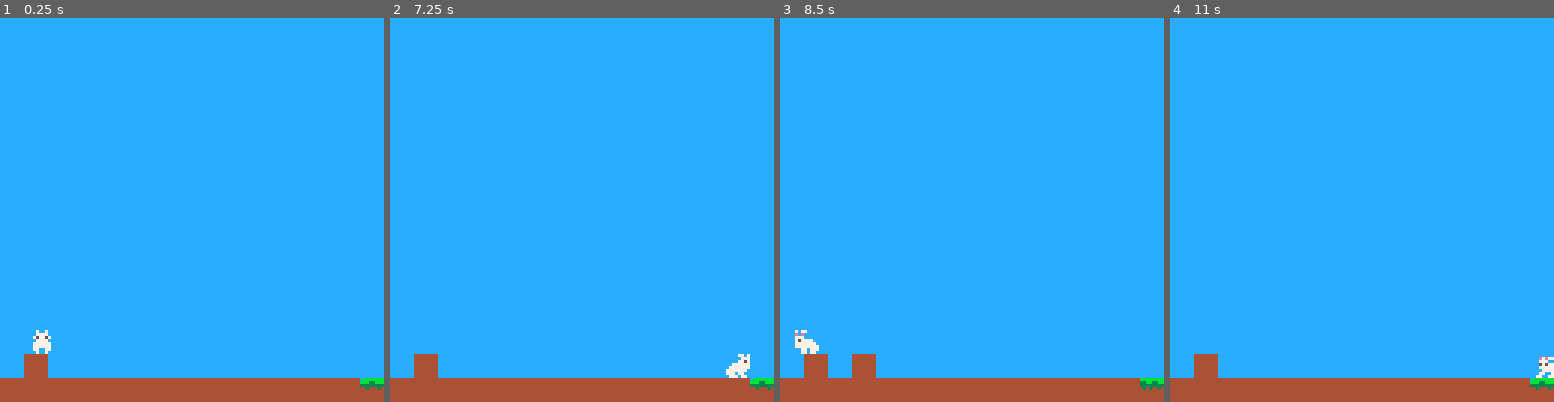
Above: before the commit, frames 1-4 (left to right).
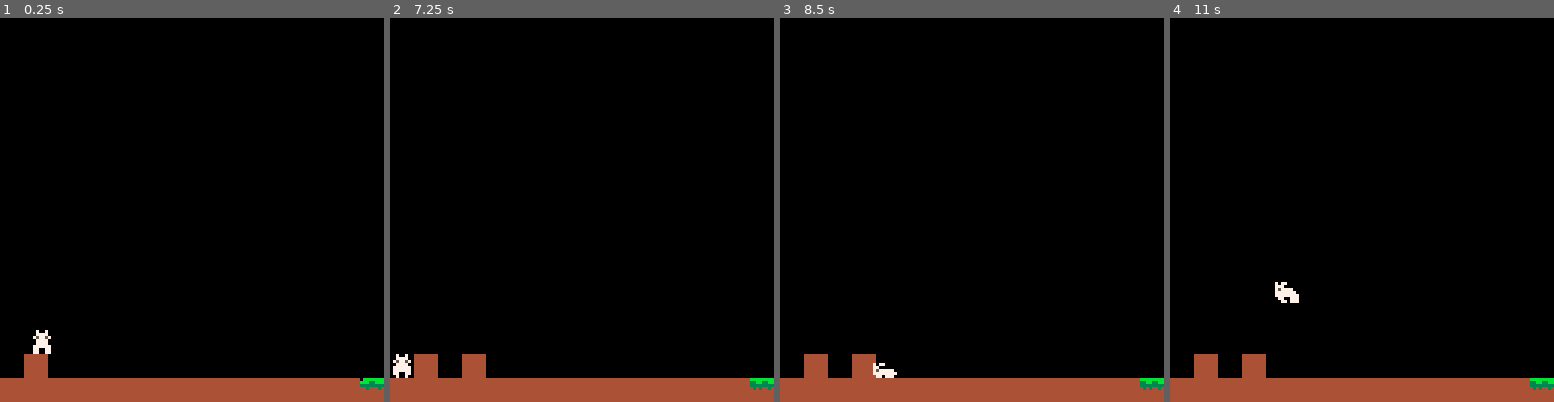
Above: after the commit, the same moments.

Repository: kaptenfest/ourherothebunny
Game: PICO-8 cartridge our_hero_the_bunny.p8
Two runs of this game, one before a commit and one after it. Both use one fixed random seed, a clock stepped at 60 frames per second and the inputs below.
Inputs:
- Up to frame 1 (0.25 s): no input
- Up to frame 2 (7.25 s): tap X (X key) at 0.33, 1.07, 1.85, 2.97, 4.08, 5.2, 6.32 s; hold Right 1.6-2.1 s; hold Right 2.47-3.03 s; hold Left 3.08-3.58 s; hold Right 4.02-4.68 s; hold Left 5.08-5.68 s; hold Right 6.08-6.58 s; hold Right 6.63-7.13 s
- Up to frame 3 (8.5 s): tap X (X key) at 7.43 s; hold Right 7.5-8.07 s; hold Left from 8.12 s (still down)
- Up to frame 4 (11 s): tap X (X key) at 8.55, 9.67, 10.78 s; release Left at 8.62 s; hold Right 9.05-9.72 s; hold Left 10.12-10.72 s

The runs differ from the first frame. In frame 1, 93% of the frame differs, in the area x 0-100%, y 0-95%; in frame 2, 93%, in the area x 0-100%, y 0-97%; in frame 3, 93%; in frame 4, 93%.

Commit message:
change to 60fps and make adjustments

Diff:
--- a/player.lua
+++ b/player.lua
@@ -7,14 +7,14 @@
 	--controls
 
 	if btn(⬅️) then
+		player.running=true
 		player.dx-=player.acc
-		player.running=true
 		player.flp=true
 	end
 
 	if btn(➡️) then
+		player.running=true
 		player.dx+=player.acc
-		player.running=true
 		player.flp=false
 	end
 
@@ -96,17 +96,17 @@
 
 function player_animate()
 	if player.jumping then
+		player.sp=8
+	elseif player.falling then
+		player.sp=10
+	elseif player.sliding then
 		player.sp=9
-	elseif player.falling then
-		player.sp=11
-	elseif player.sliding then
-		player.sp=10
-	elseif player.running then
-		if time()-player.anim>.1 then
+	elseif player.running == true then
+		if time()-player.anim>.08 then
 			player.anim=time()
 			player.sp+=1
 			if player.sp>8 then
-				player.sp=6
+				player.sp=5
 			end
 		end
 	else --player idle
--- a/update_draw.lua
+++ b/update_draw.lua
@@ -1,4 +1,4 @@
-function _update()
+function _update60()
   player_update()
   player_animate()
 
@@ -21,7 +21,7 @@
 end
 
 function _draw()
-  cls(12)
+  cls(0)
   camera(cam_x, 0)
 	map(0,0)
   spr(player.sp,player.x,player.y,1,1,player.flp)
--- a/vars.lua
+++ b/vars.lua
@@ -10,7 +10,7 @@
 		dy=0,
 		max_dx=2,
 		max_dy=3,
-		acc=0.5,
+		acc=0.2,
 		boost=4,
 		anim=0,
 		running=false,
